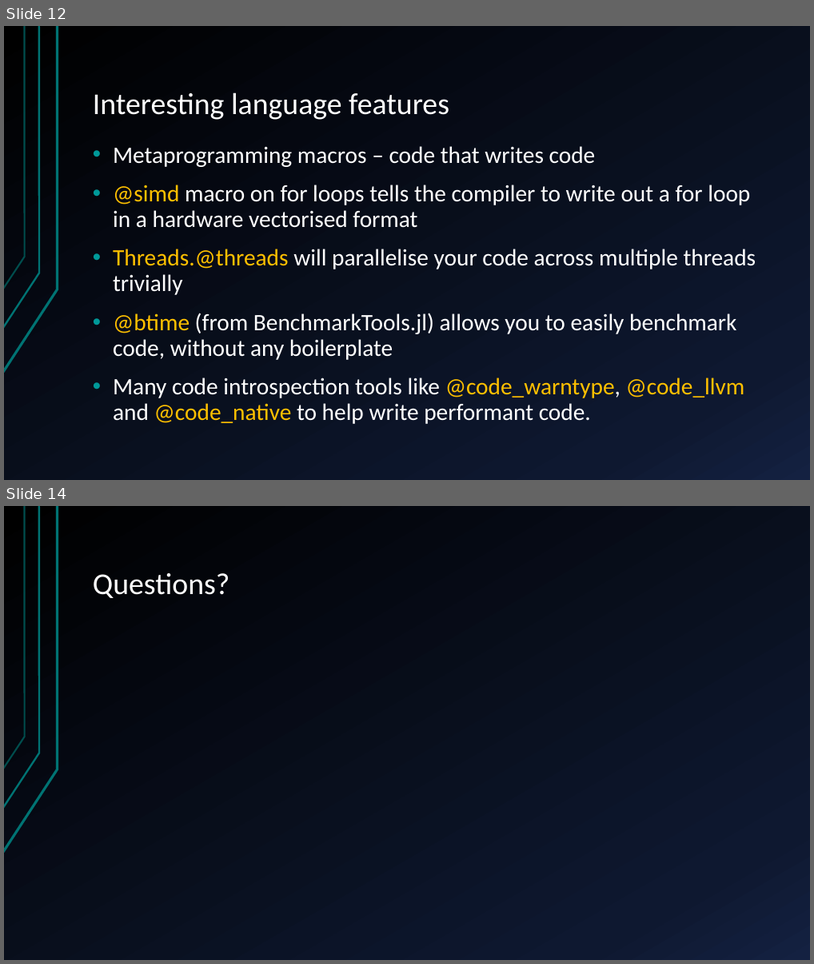
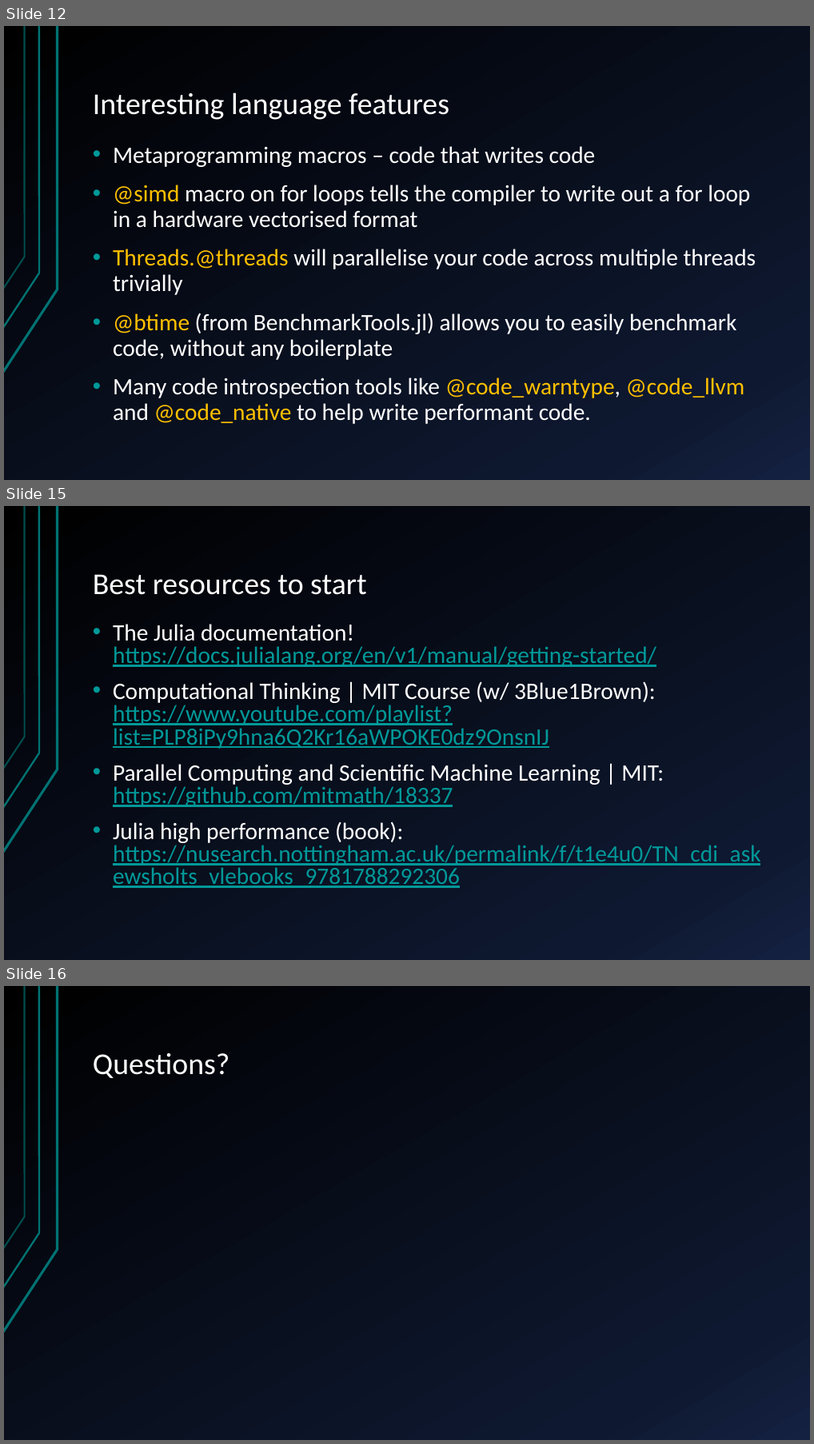
Before and after one commit to JamieMair/intro-to-julia-talk, a slide deck: Introduction to Julia.pptx. Shown one above the other, each under a label of ours: slides 12 and 14 before the commit, slides 12, 15 and 16 after it; the slides between them are not shown. The pictures are 814x964 and 814x1444 pixels, drawn with LibreOffice and Linux fonts; fonts in the diff are those of the drawing. Boxes give left, top, right and bottom in pixels: in the first picture for what was removed or moved away, otherwise in the second. Text is boxed around its words. In the diff, an @@ line names an element or a change of style, - is before the commit and + after.

```diff
--- a/Introduction to Julia.pptx
+++ b/Introduction to Julia.pptx
@@ slide 15 added at (4,506,810,960), background gradient #000000 to #0F1931 to #142242; not listed: 3 template elements that a slide beside it also shows @@
@@ title added at (93,574,366,595), 36 pt, text #FFFFFF @@
+Best resources to start
@@ text added at (113,624,761,888), 28 pt, text #009999, underline @@
+• The Julia documentation! https://docs.julialang.org/en/v1/manual/getting-started/
+• Computational Thinking | MIT Course (w/ 3Blue1Brown):
+  https://www.youtube.com/playlist?list=PLP8iPy9hna6Q2Kr16aWPOKE0dz9OnsnIJ
+• Parallel Computing and Scientific Machine Learning | MIT:
+  https://github.com/mitmath/18337
+• Julia high performance (book):
+  https://nusearch.nottingham.ac.uk/permalink/f/t1e4u0/TN_cdi_askewsholts_vlebooks_9781788292306
@@ what was slide 14 is now slide 16 @@
```
Also in this commit, not shown: 2 slides changed, 6 other slides added.
